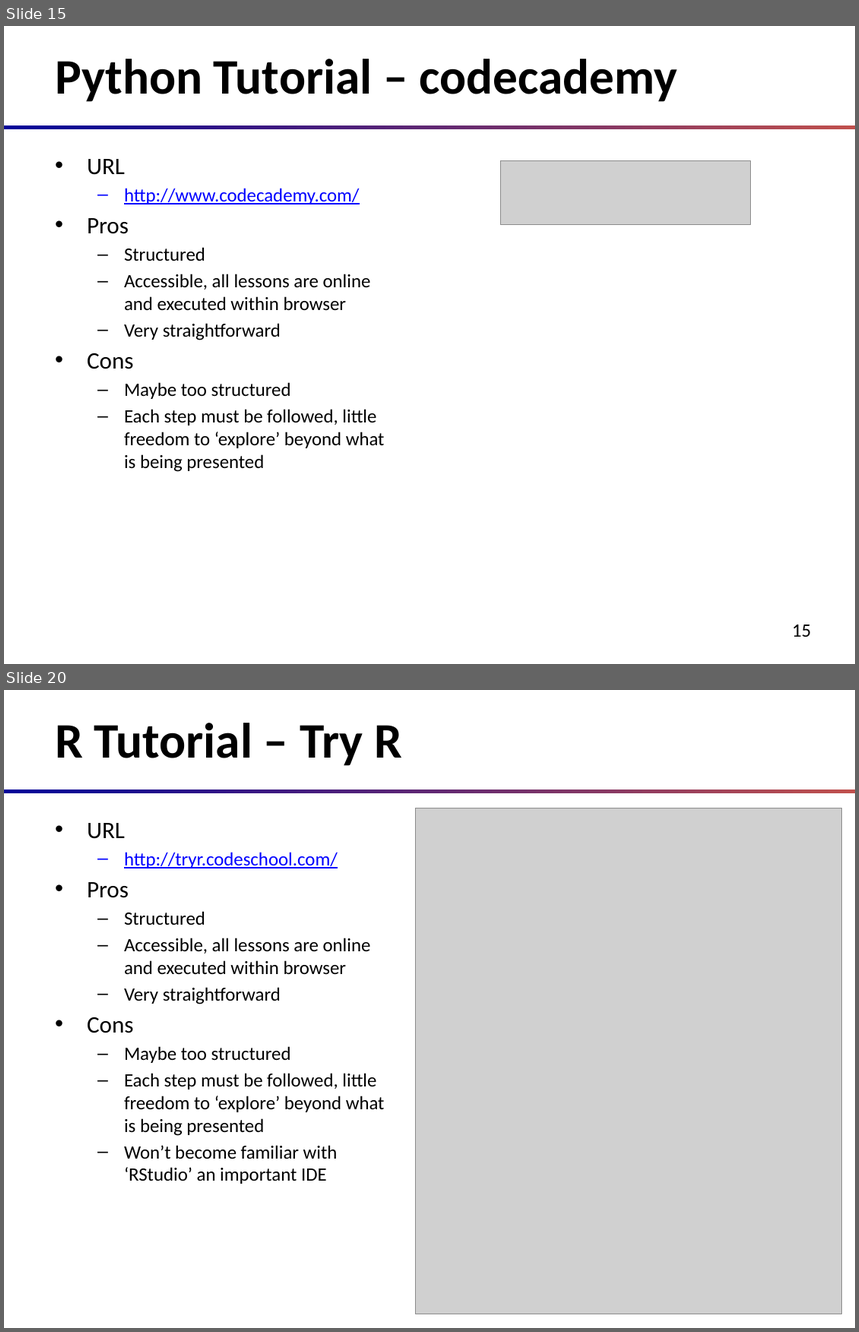
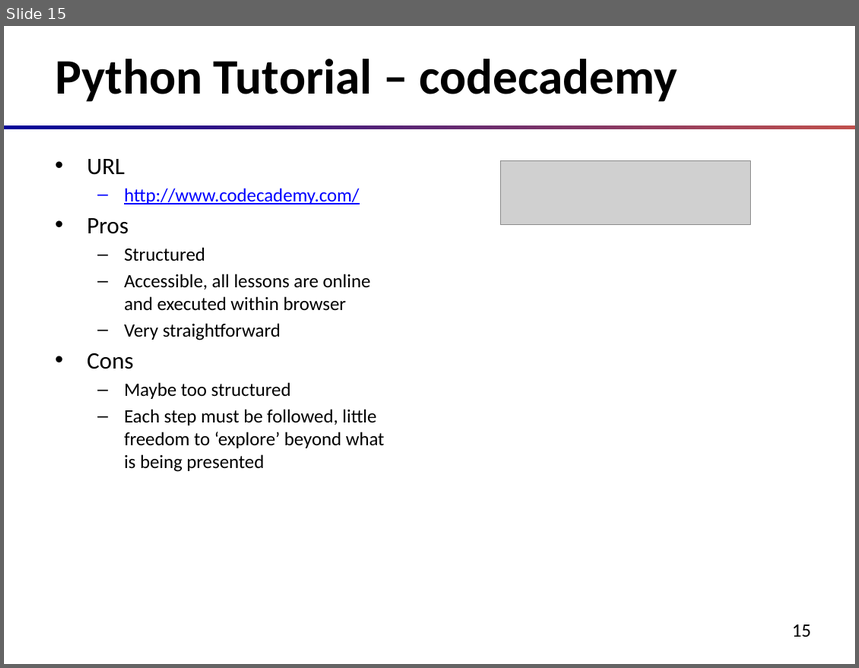
Before and after one commit to oxbot/battleship, a slide deck: slides/00-course-intro.pptx. Shown one above the other, each under a label of ours: slides 15 and 20 before the commit, slide 15 after it; the slides between them are not shown. The pictures are 859x1332 and 859x668 pixels, drawn with LibreOffice and Linux fonts; fonts in the diff are those of the drawing; grey boxes stand for pictures. Boxes give left, top, right and bottom in pixels: in the first picture for what was removed or moved away, otherwise in the second. Text is boxed around its words. In the diff, an @@ line names an element or a change of style, - is before the commit and + after.

```diff
--- a/slides/00-course-intro.pptx
+++ b/slides/00-course-intro.pptx
@@ slide 20 removed at (4,690,855,1328), background #FFFFFF; not listed: 1 template element that a slide beside it also shows @@
@@ title removed at (55,723,402,766) @@
-R Tutorial – Try R
@@ text removed at (87,823,385,1184) @@
-• URL
-  – http://tryr.codeschool.com/
-• Pros
-  – Structured
-  – Accessible, all lessons are online and executed within browser
-  – Very straightforward
-• Cons
-  – Maybe too structured
-  – Each step must be followed, little freedom to ‘explore’ beyond what is being presented
-  – Won’t become familiar with ‘RStudio’ an important IDE
@@ picture removed at (415,809,842,1315) @@
```
Also in this commit, not shown: 5 other slides removed, 4 other files.
